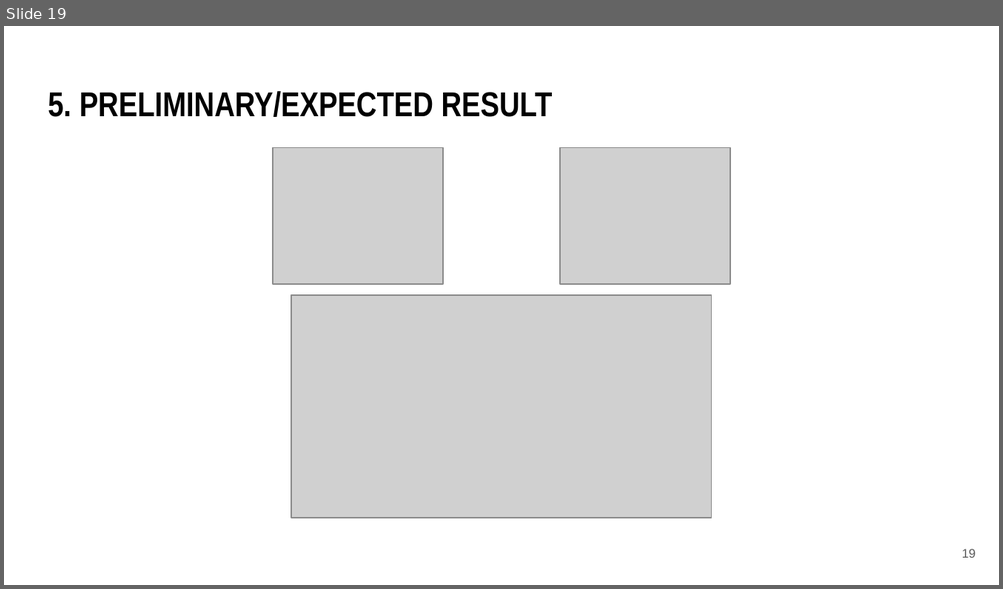
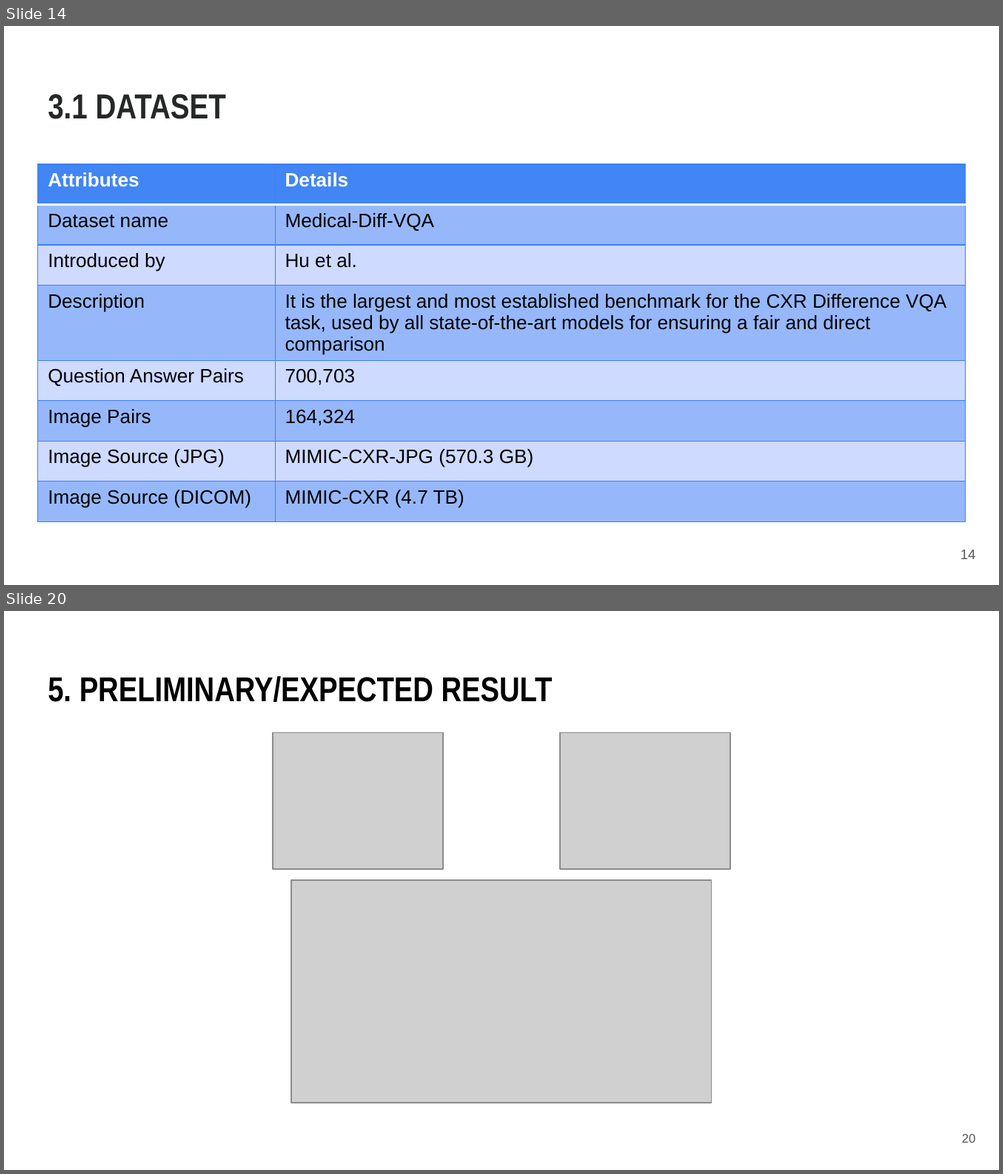
Before and after one commit to archx64/cxr-diff-vqa, a slide deck: st124974-Proposal.pptx. Shown one above the other, each under a label of ours: slide 19 before the commit, slides 14 and 20 after it; the slides between them are not shown. The pictures are 1003x589 and 1003x1174 pixels, drawn with LibreOffice and Linux fonts; fonts in the diff are those of the drawing; grey boxes stand for pictures. Boxes give left, top, right and bottom in pixels: in the first picture for what was removed or moved away, otherwise in the second. Text is boxed around its words. In the diff, an @@ line names an element or a change of style, - is before the commit and + after.

```diff
--- a/st124974-Proposal.pptx
+++ b/st124974-Proposal.pptx
@@ slide 14 added at [4, 26, 999, 585], background #FFFFFF @@
@@ title added at [48, 94, 226, 119], 25.2 pt, text #252827, bold @@
+3.1 DATASET
@@ table added at [38, 164, 964, 526], 8 rows, 2 columns @@
+Attributes | Details
+Dataset name | Medical-Diff-VQA
+Introduced by | Hu et al.
+Description | It is the largest and most established benchmark for the CXR Difference VQA task, used by all state-of-the-art models for ensuring a fair and direct comparison
+Question Answer Pairs | 700,703
+Image Pairs | 164,324
+Image Source (JPG) | MIMIC-CXR-JPG (570.3 GB)
+Image Source (DICOM) | MIMIC-CXR (4.7 TB)
@@ page number added at [960, 550, 976, 560], 10 pt, text #595959 @@
+14
@@ what was slide 19 is now slide 20 @@
@@ page number at [962, 1134, 976, 1143]: text changed @@
-19
+20
```
Also in this commit, not shown: 18 slides changed, 11 other slides added, 23 other files.
